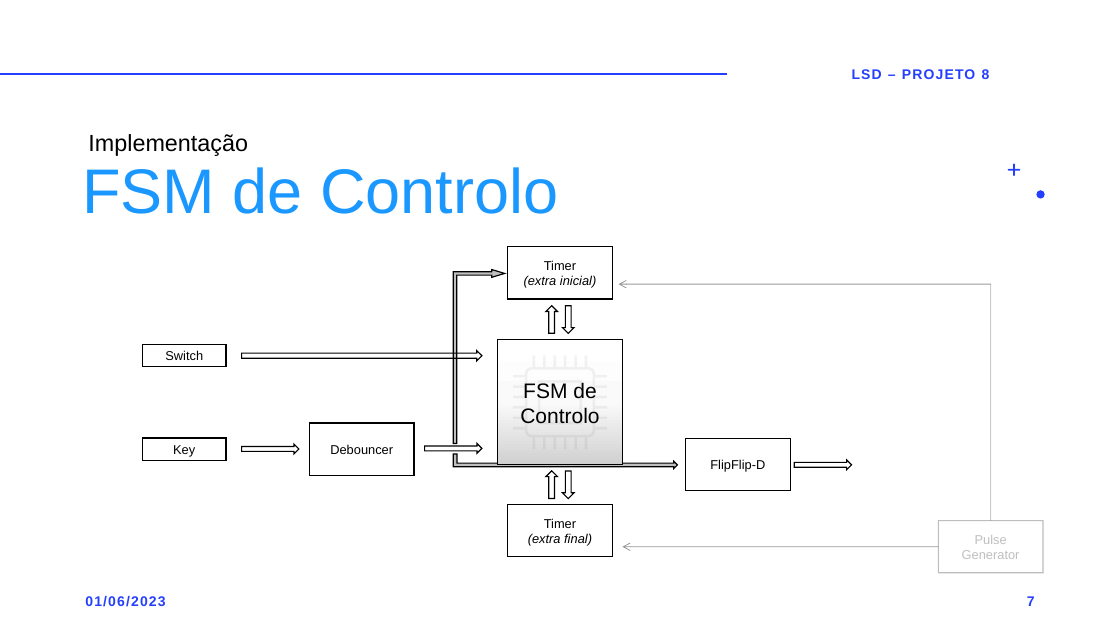
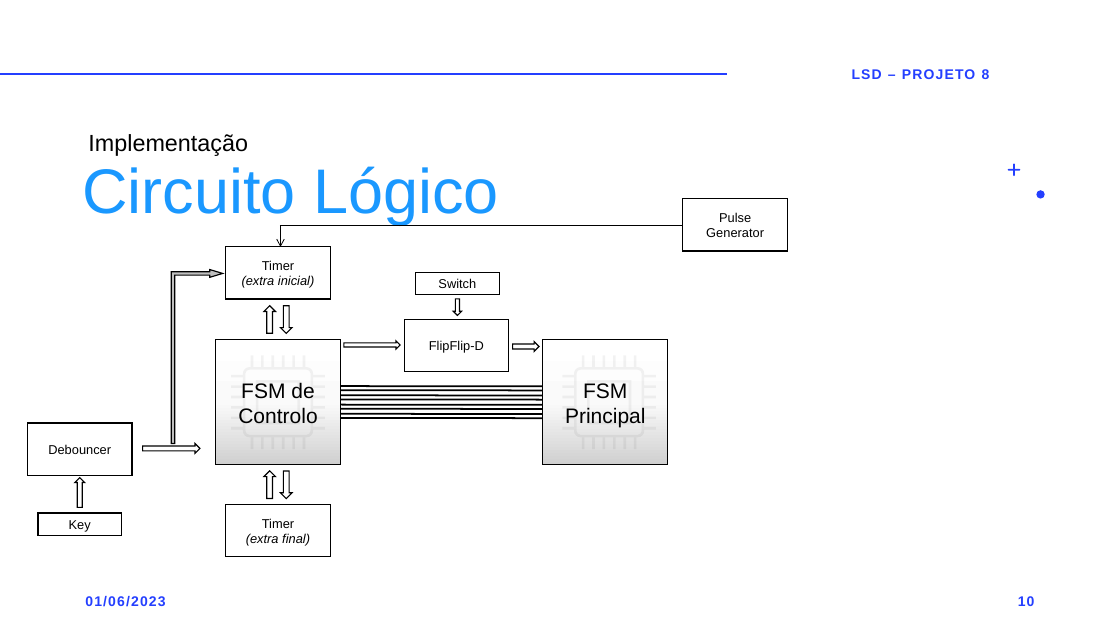
Before and after one commit to OlgaButs/LSD_Project, a slide deck: slide 10 of #PowerPoint_Presentation/v6.pptx (slide 7 before the commit). Drawn at 1120x630 pixels with LibreOffice and Linux fonts; fonts in the diff are those of the drawing. Boxes give left, top, right and bottom in pixels: in the first picture for what was removed or moved away, otherwise in the second. Text is boxed around its words. In the diff, an @@ line names an element or a change of style, - is before the commit and + after.

```diff
--- a/#PowerPoint_Presentation/v6.pptx
+++ b/#PowerPoint_Presentation/v6.pptx
@@ title at bbox=[82, 166, 499, 224]: text changed @@
-FSM de Controlo
+Circuito Lógico
@@ rectangle "Pulse Generator": place and size @@
-rectangle "Pulse Generator" at bbox=[939, 521, 1044, 573]
+rectangle "Pulse Generator" at bbox=[683, 199, 788, 251]
@@ rectangle "Pulse Generator" at bbox=[683, 199, 788, 251]: text colour #BFBFBF to #000000 @@
@@ line added from (280, 225) to (682, 225), #000000 1 pt @@
@@ arrow added from (281, 225) to (281, 247), #000000 0.75 pt @@
@@ rectangle "Switch": place and size @@
-rectangle "Switch" at bbox=[143, 344, 226, 366]
+rectangle "Switch" at bbox=[416, 272, 499, 294]
@@ right arrow added at bbox=[454, 299, 462, 316], outline #000000 1 pt @@
@@ arrow removed from (991, 284) to (618, 284) @@
@@ line removed from (991, 521) to (991, 284) @@
@@ rectangle "FlipFlip-D": place and size @@
-rectangle "FlipFlip-D" at bbox=[686, 439, 791, 491]
+rectangle "FlipFlip-D" at bbox=[404, 319, 509, 371]
@@ right arrow: place and size @@
-right arrow at bbox=[242, 350, 482, 360]
+right arrow at bbox=[344, 341, 400, 350]
@@ right arrow added at bbox=[513, 342, 539, 352], outline #000000 1 pt @@
@@ rectangle added at bbox=[543, 339, 668, 465], fill gradient #FFFFFF to #FBFBFB to #D1D1D1, outline #000000 1 pt, 18 pt, text #000000 @@
+FSM Principal
@@ freeform shape added at bbox=[562, 355, 656, 450], fill #000000 at 5% opacity @@
@@ line added from (340, 386) to (542, 386), #000000 1.5 pt @@
@@ freeform shape added at bbox=[587, 381, 632, 425], fill #000000 at 5% opacity @@
@@ line added from (340, 391) to (542, 391), #000000 1.5 pt @@
@@ line added from (340, 396) to (542, 396), #000000 1.5 pt @@
@@ line added from (340, 400) to (542, 400), #000000 1.5 pt @@
@@ line added from (340, 405) to (542, 405), #000000 1.5 pt @@
@@ line added from (340, 409) to (542, 409), #000000 1.5 pt @@
@@ line added from (340, 414) to (542, 414), #000000 1.5 pt @@
@@ line added from (340, 418) to (542, 418), #000000 1.5 pt @@
@@ right arrow at bbox=[74, 478, 84, 507]: rotation 0 to 270 degrees @@
@@ 4 rectangles, 3 right arrows, 2 freeform shapes: place and size @@
-4 rectangles, 3 right arrows, 2 freeform shapes at bbox=[309, 247, 623, 557]
+4 rectangles, 3 right arrows, 2 freeform shapes at bbox=[28, 247, 341, 557]
@@ 2 right arrows, 1 bent arrow: place and size @@
-2 right arrows, 1 bent arrow at bbox=[454, 270, 574, 499]
+2 right arrows, 1 bent arrow at bbox=[171, 270, 292, 499]
@@ bent up arrow removed at bbox=[453, 454, 678, 469] @@
@@ right arrow removed at bbox=[795, 460, 852, 471] @@
@@ rectangle "Key": place and size @@
-rectangle "Key" at bbox=[143, 438, 226, 460]
+rectangle "Key" at bbox=[38, 513, 121, 535]
@@ arrow removed from (939, 547) to (623, 547) @@
@@ page number at bbox=[1018, 596, 1035, 606]: text changed @@
-7
+10
```
Also in this commit, not shown: 7 other slides changed, 2 slides removed, 2 other files.
